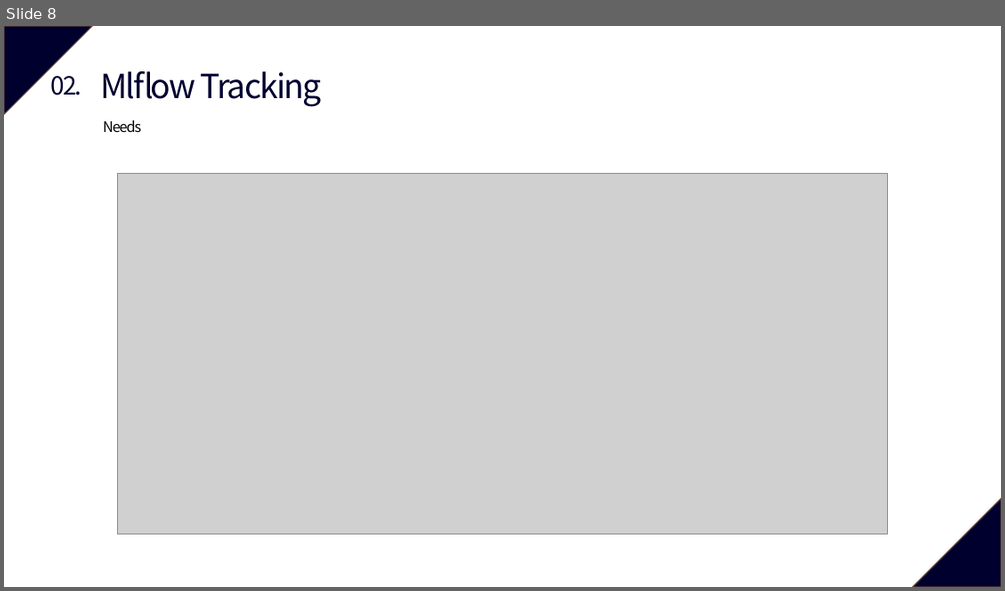
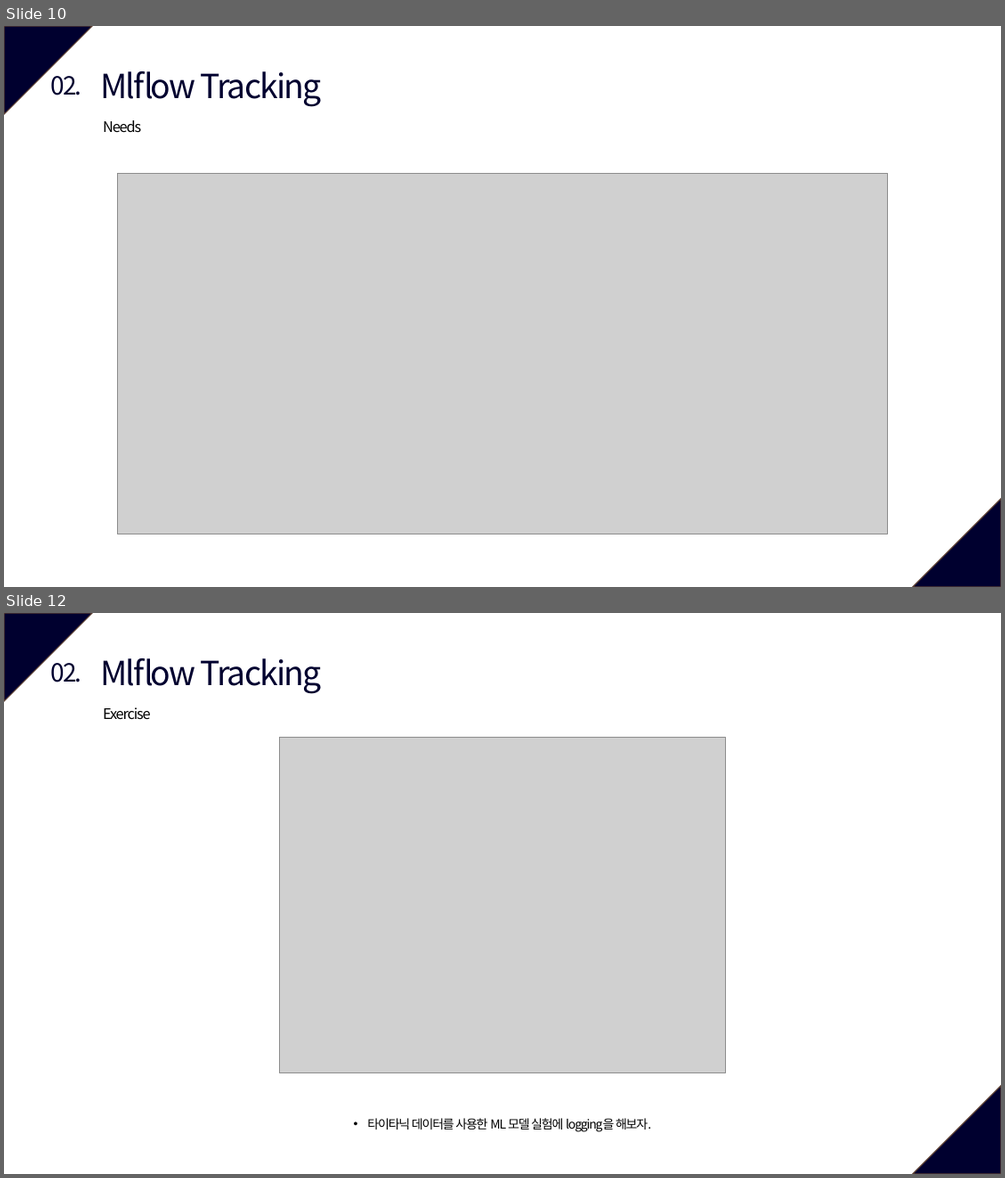
Before and after one commit to vhrehfdl/MLflow_tutorial, a slide deck: MLflow.pptx. Shown one above the other, each under a label of ours: slide 8 before the commit, slides 10 and 12 after it; the slides between them are not shown. The pictures are 1005x591 and 1005x1178 pixels, drawn with LibreOffice and Linux fonts; fonts in the diff are those of the drawing; grey boxes stand for pictures. Boxes give left, top, right and bottom in pixels: in the first picture for what was removed or moved away, otherwise in the second. Text is boxed around its words. In the diff, an @@ line names an element or a change of style, - is before the commit and + after.

```diff
--- a/MLflow.pptx
+++ b/MLflow.pptx
@@ slide 12 added at box(4, 613, 1001, 1174), background #FFFFFF; not listed: 2 template elements that a slide beside it also shows @@
@@ text added at box(50, 663, 81, 682), 24 pt, text #00002F @@
+02.
@@ text added at box(100, 658, 322, 694), 32 pt, text #00002F @@
+Mlflow Tracking
@@ text added at box(103, 707, 151, 719), 14 pt, text #000000 @@
+Exercise
@@ picture added at box(280, 737, 726, 1072) @@
@@ text added at box(367, 1118, 651, 1132), 12 pt, text #000000 @@
+• 타이타닉 데이터를 사용한 ML 모델 실험에 logging을 해보자.
@@ what was slide 8 is now slide 10 @@
```
Also in this commit, not shown: 6 slides changed, 12 other slides added.
